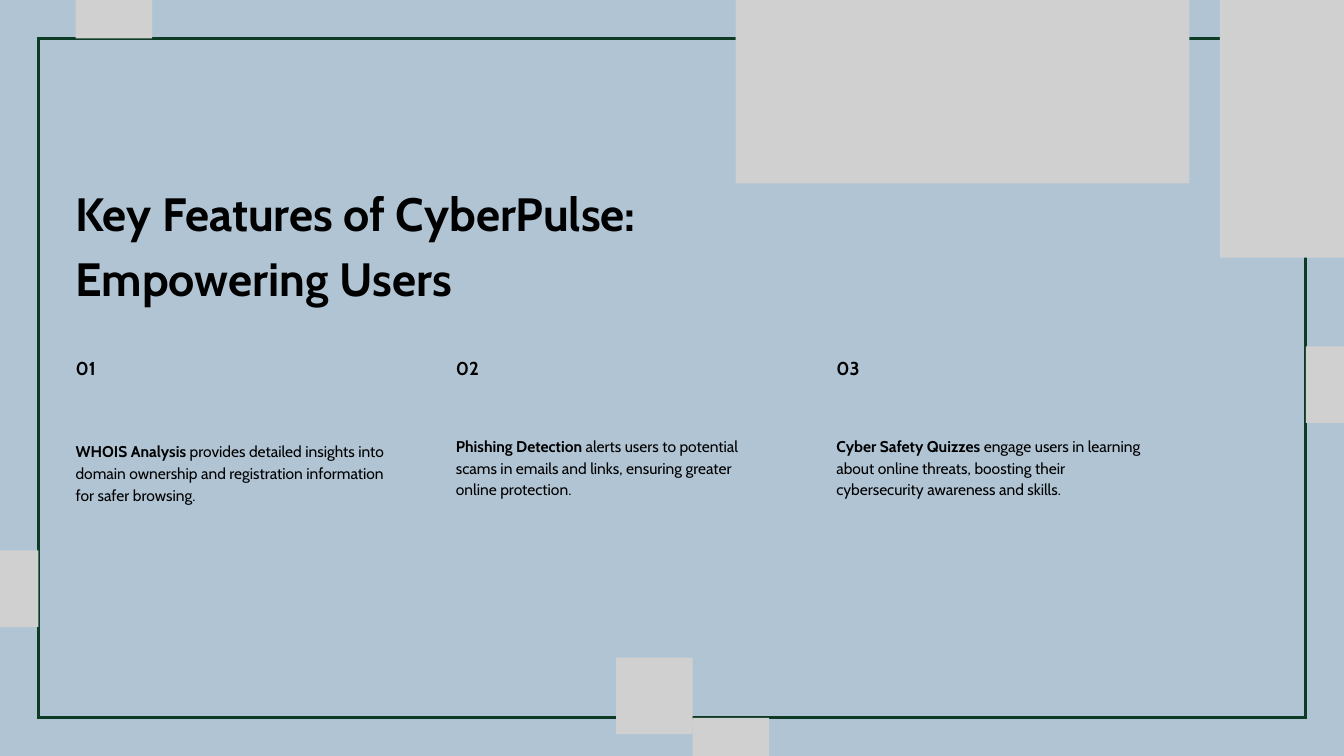
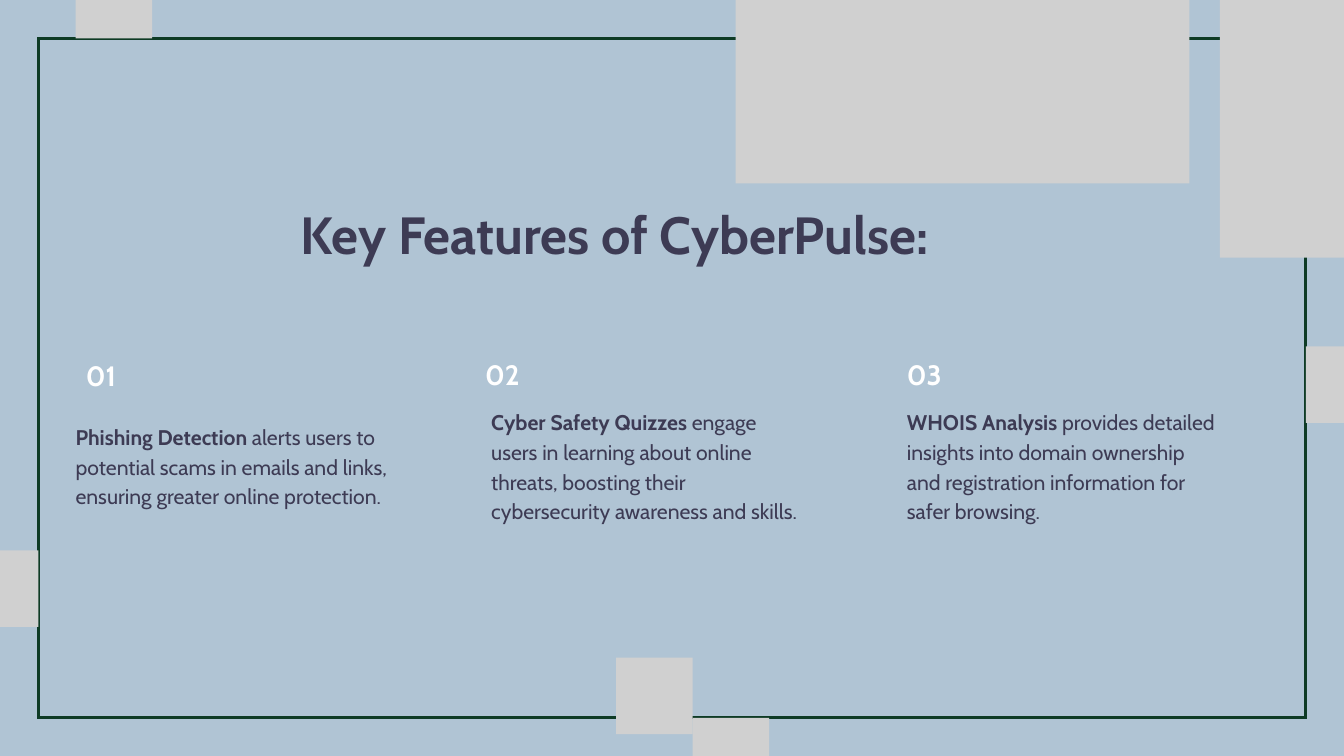
Before and after one commit to brogrammer012/CipherNova, a slide deck: slide 4 of demo/Presentation - CyberPulse.pptx (slide 3 before the commit). Drawn at 1344x756 pixels with LibreOffice and Linux fonts; fonts in the diff are those of the drawing; grey boxes stand for pictures. Boxes give left, top, right and bottom in pixels: in the first picture for what was removed or moved away, otherwise in the second. Text is boxed around its words. In the diff, an @@ line names an element or a change of style, - is before the commit and + after.

```diff
--- a/demo/Presentation - CyberPulse.pptx
+++ b/demo/Presentation - CyberPulse.pptx
@@ text at (301, 215, 929, 266): text changed; size 50 to 56 pt; text colour #000000 to #3D3B54 @@
-Key Features of CyberPulse: Empowering Users
+Key Features of CyberPulse:
@@ text "01": place and size @@
-text "01" at (76, 361, 96, 375)
+text "01" at (86, 366, 116, 386)
@@ text "02": place and size @@
-text "02" at (456, 361, 479, 376)
+text "02" at (485, 365, 520, 385)
@@ size 20 to 30 pt, text colour #000000 to #FFFFFF; line spacing 28pt to 42pt in 3 elements at (86, 366, 116, 386), (485, 365, 520, 385), (907, 365, 942, 385) @@
@@ text "03": place and size @@
-text "03" at (836, 361, 859, 376)
+text "03" at (907, 365, 942, 385)
@@ size 16.7 to 22.7 pt, text colour #000000 to #3D3B54; line spacing 23.4pt to 31.8pt in 3 elements at (907, 414, 1215, 524), (76, 429, 387, 509), (491, 414, 797, 524) @@
@@ text "Cyber Safety Quizzes engage users ...": place and size @@
-text "Cyber Safety Quizzes engage users ..." at (836, 440, 1140, 499)
+text "Cyber Safety Quizzes engage users ..." at (491, 414, 797, 524)
@@ text "WHOIS Analysis provides detailed insights ...": place and size @@
-text "WHOIS Analysis provides detailed insights ..." at (76, 445, 384, 505)
+text "WHOIS Analysis provides detailed insights ..." at (907, 414, 1215, 524)
@@ text "Phishing Detection alerts users to ...": place and size @@
-text "Phishing Detection alerts users to ..." at (456, 440, 739, 499)
+text "Phishing Detection alerts users to ..." at (76, 429, 387, 509)
```
Also in this commit, not shown: 3 other slides changed, 4 slides added, 2 slides removed.
